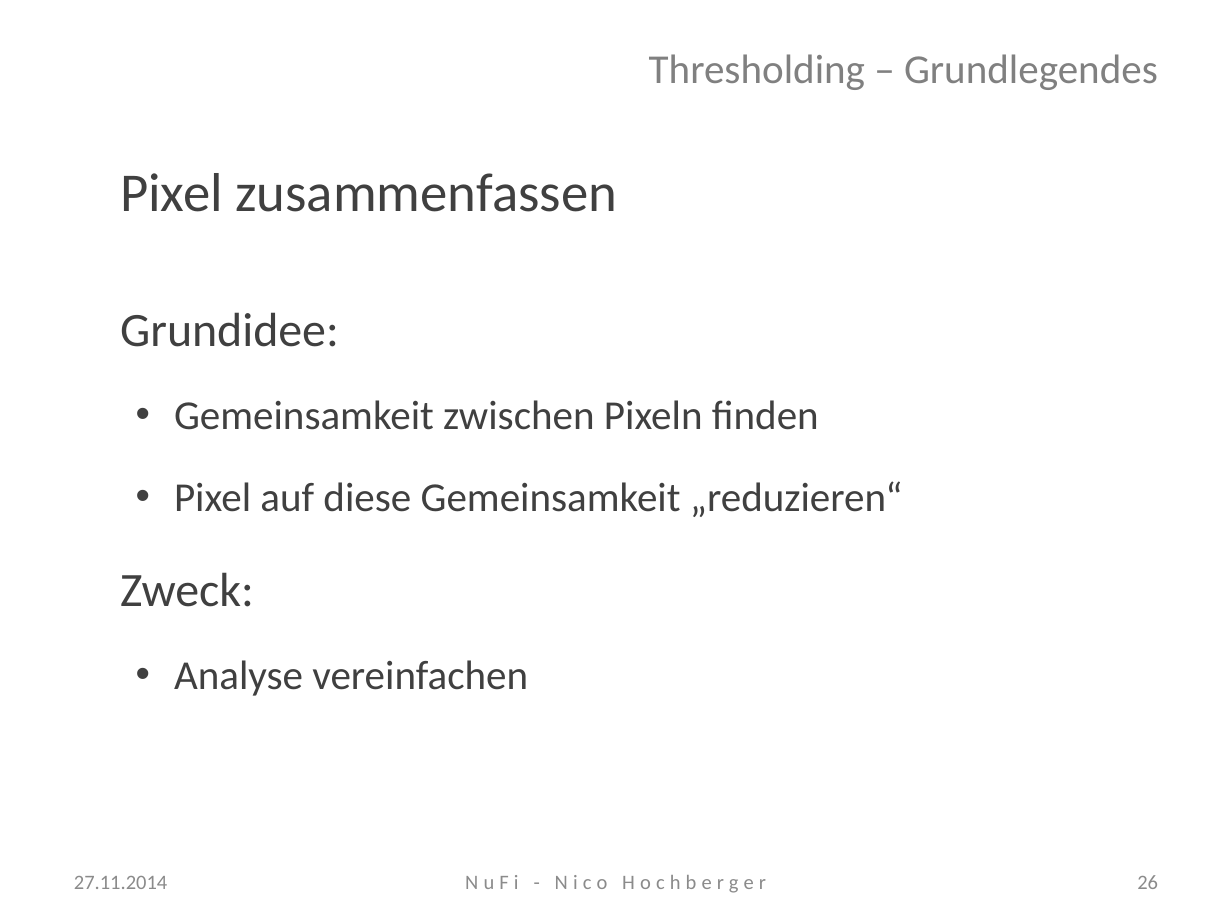
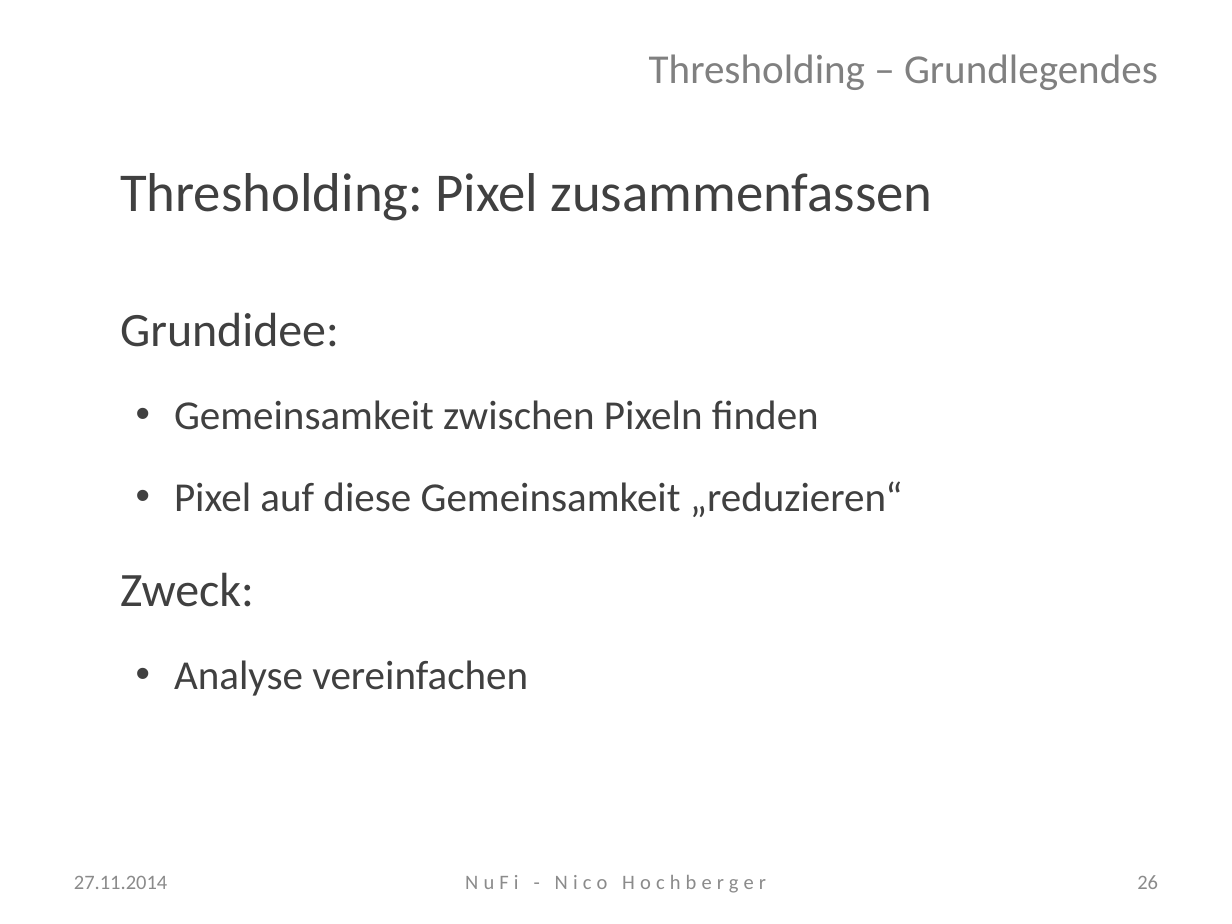
Before and after one commit to nhochberger/NuFiDocumentation, a slide deck: slide 26 of presentation/NuFi-Vortrag.pptx. Drawn at 1232x924 pixels with LibreOffice and Linux fonts; fonts in the diff are those of the drawing; background and template pictures are left out. Boxes give left, top, right and bottom in pixels: in the first picture for what was removed or moved away, otherwise in the second. Text is boxed around its words. In the diff, an @@ line names an element or a change of style, - is before the commit and + after.

```diff
--- a/presentation/NuFi-Vortrag.pptx
+++ b/presentation/NuFi-Vortrag.pptx
@@ text at <box>120,173,933,221</box>: text changed @@
-Pixel zusammenfassen
+Thresholding: Pixel zusammenfassen
```
Also in this commit, not shown: 2 other slides changed, 7 slides added, 1 other file.
